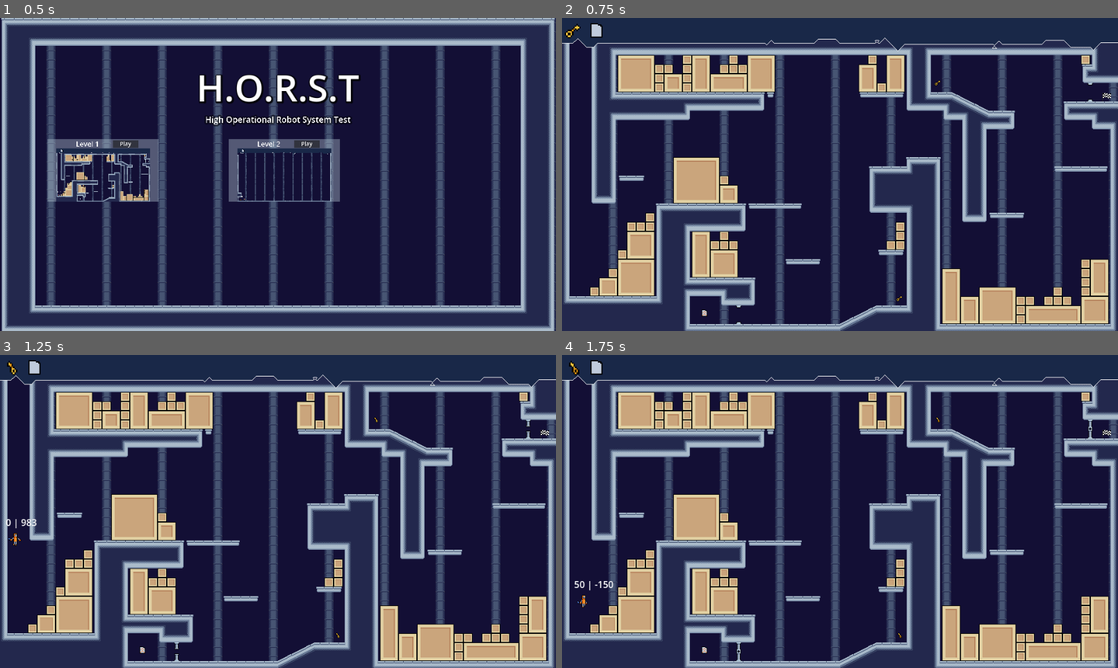
Above: before the commit, frames 1-4 (two rows, left to right).
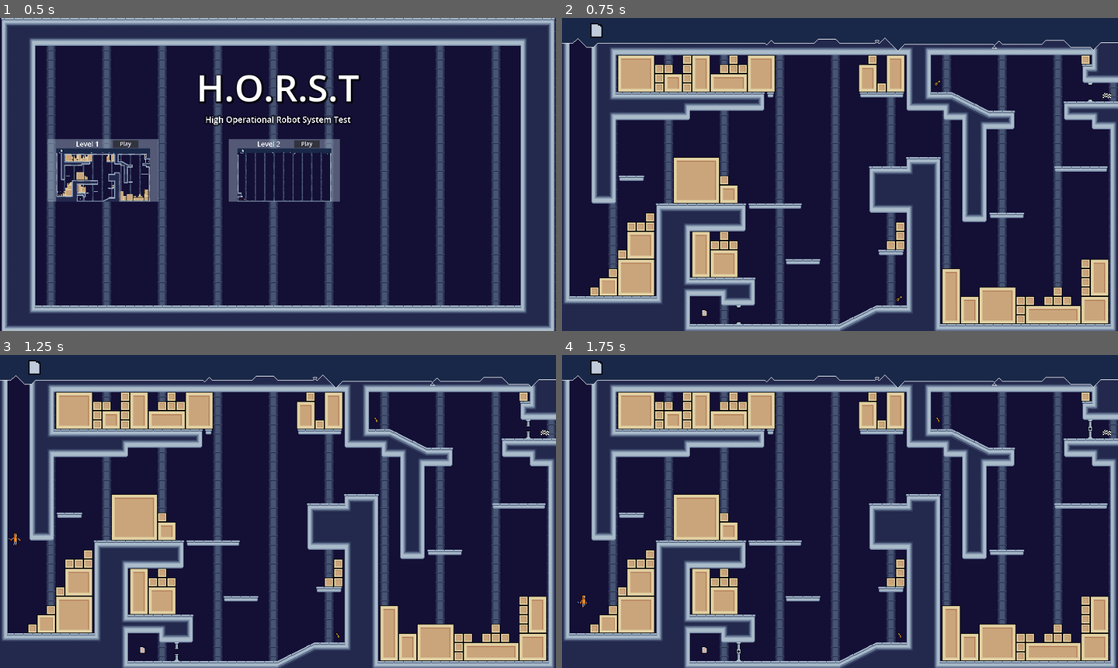
Above: after the commit, the same moments.

Repository: Cradac/H.O.R.S.T.
Game: Godot game, scene res://ui/MainMenu.tscn
Same seed, same stepped clock (60 frames per second), same inputs: the game is played once before the commit and once after it.
Inputs:
- Up to frame 1 (0.5 s): no input
- Up to frame 2 (0.75 s): click "Play" at 0.5 s
- Up to frame 3 (1.25 s): no input
- Up to frame 4 (1.75 s): hold Right (move_right) from 1.28 s (still down); tap F (action) at 1.35 s; tap Space (jump) at 1.52 s

Frame 1 is identical in both runs. In frame 2, less than 0.1% of the frame differs, in the area x 0-4%, y 1-7%; in frame 3, 0.1%; in frame 4, 0.1%, in the area x 1-10%, y 1-76%.

Commit message:
Fix key icon

Diff:
--- a/character.tscn
+++ b/character.tscn
@@ -32,6 +32,7 @@
 text = "Beep Boop :D"
 
 [node name="speed" type="Label" parent="."]
+visible = false
 offset_left = -17.0
 offset_top = -40.0
 offset_right = 23.0
--- a/ui/IngameUI.tscn
+++ b/ui/IngameUI.tscn
@@ -1,8 +1,7 @@
-[gd_scene load_steps=4 format=3 uid="uid://dbk2p6s2c1m8i"]
+[gd_scene load_steps=3 format=3 uid="uid://dbk2p6s2c1m8i"]
 
 [ext_resource type="Script" path="res://ui/IngameUI.gd" id="1_r626d"]
 [ext_resource type="Texture2D" uid="uid://pk2dgjkjg2lt" path="res://material/UI-overlay.png" id="2_x88rb"]
-[ext_resource type="Texture2D" uid="uid://0xriko1g0no2" path="res://material/key_animated_texture.tres" id="3_m2d7k"]
 
 [node name="IngameUI" type="Control"]
 layout_mode = 3
@@ -27,16 +26,10 @@
 anchors_preset = -1
 offset_left = 583.0
 offset_right = 960.0
-offset_bottom = 120.0
+offset_bottom = 33.0
 grow_horizontal = 2
 alignment = 2
 
 [node name="Ui-overlay" type="Sprite2D" parent="."]
 position = Vector2(480, 270)
 texture = ExtResource("2_x88rb")
-
-[node name="TextureRect" type="TextureRect" parent="."]
-layout_mode = 0
-offset_right = 40.0
-offset_bottom = 40.0
-texture = ExtResource("3_m2d7k")
